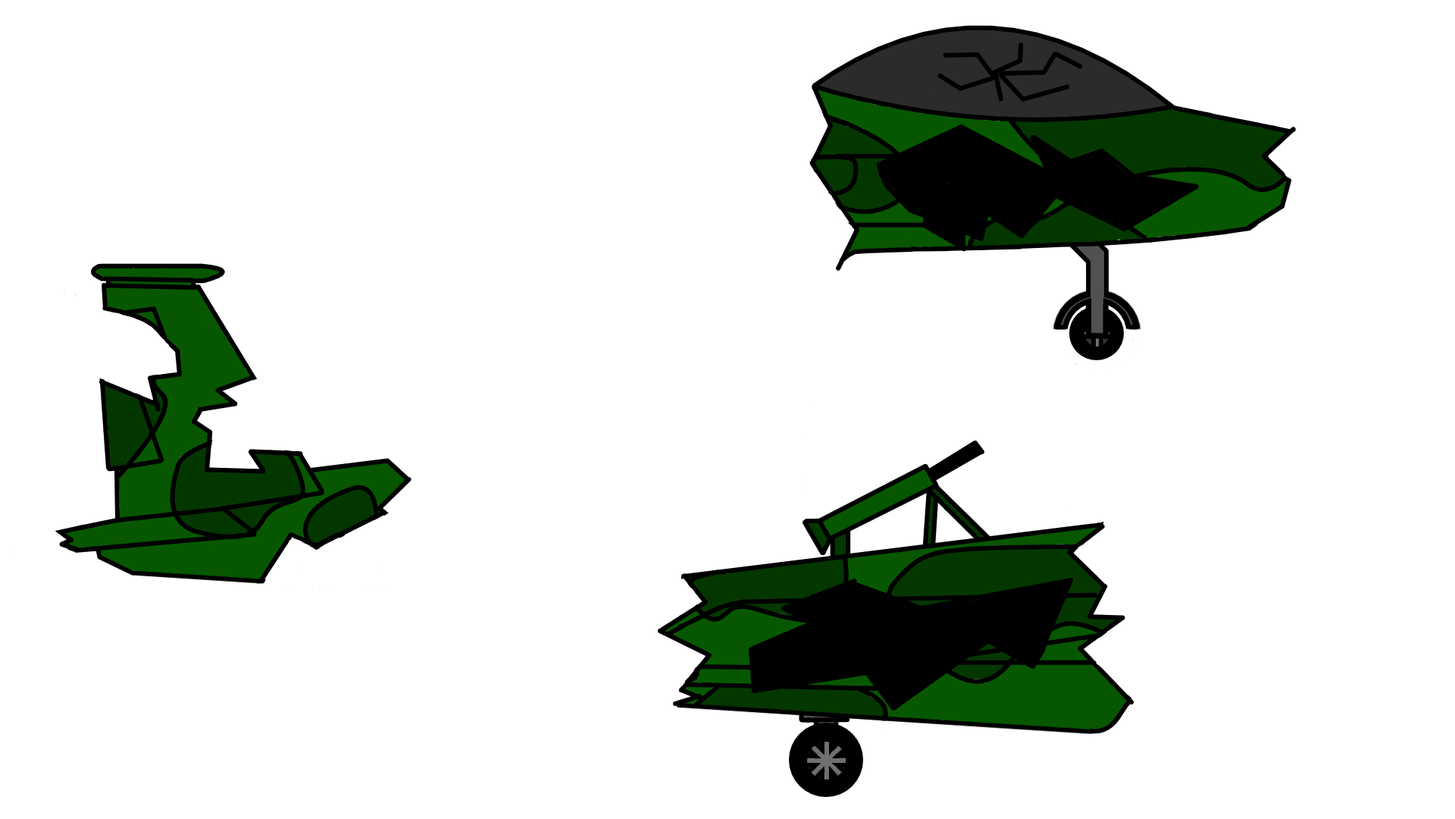
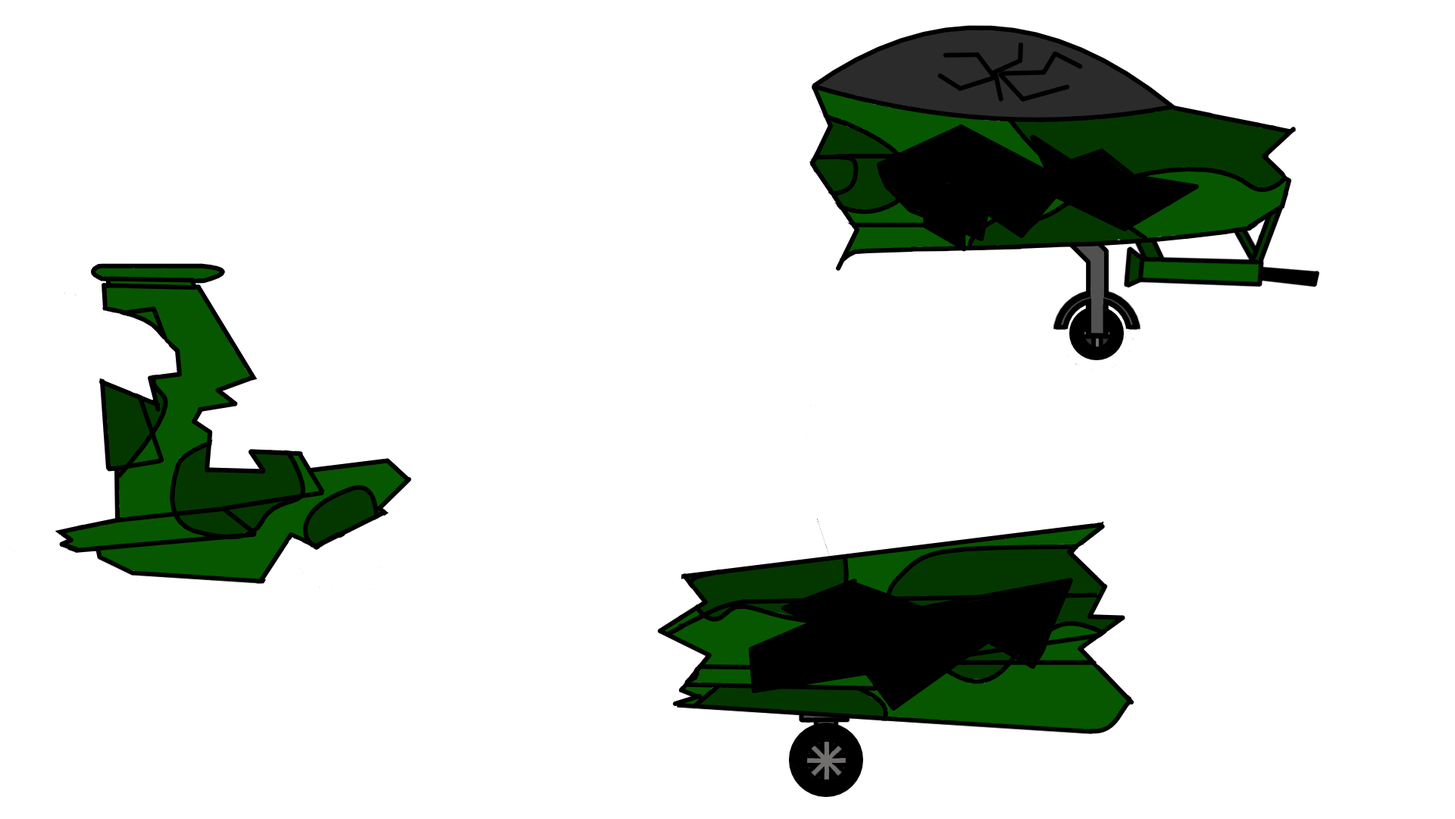
Revision of a layered 1455px x 819px image; what changed, layer by layer:
moved "gun" (1st of 2, in "jet") into group "jet" over bbox(801, 192, 1321, 557)
moved "contour" (2nd of 17, in "jet" › "gun") into group "gun", painted on it over bbox(1124, 192, 1321, 289)
moved "colour" (2nd of 17, in "jet" › "gun") into group "gun", painted on it over bbox(1124, 192, 1317, 287)
moved "contour" (13th of 17, in "jet" › "gun") into group "gun", painted on it over bbox(801, 439, 990, 557)
moved "colour" (13th of 17, in "jet" › "gun") into group "gun", painted on it over bbox(805, 444, 987, 557)
